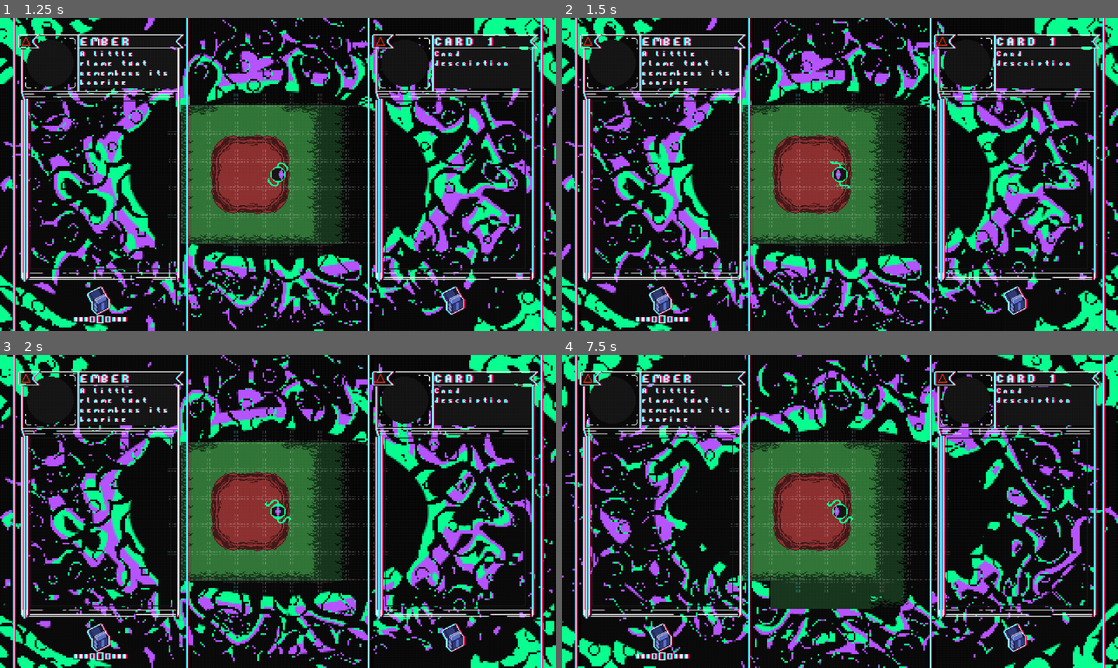
Above: before the commit, frames 1-4 (two rows, left to right).
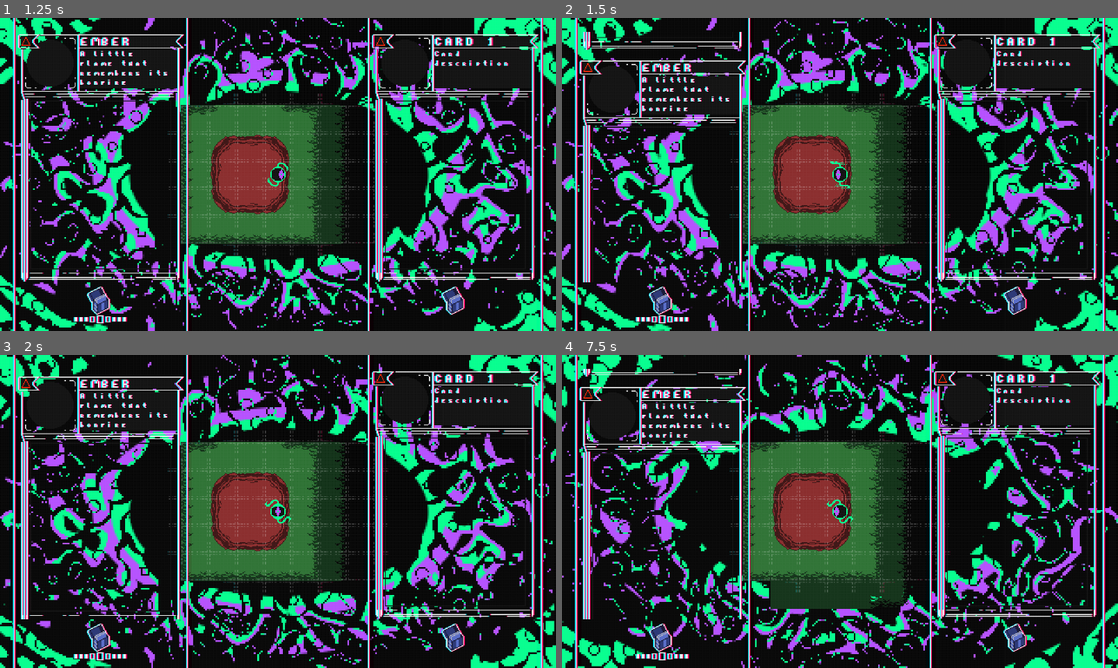
Above: after the commit, the same moments.

Repository: FaunaPolaris/HomeMadeCCG
Game: Godot game, scene res://scenes/main_screen.tscn
The game is run twice, just before and just after one commit, with the same random seed, the same clock (stepped at 60 frames per second) and the same inputs.
Inputs (mouse positions are in pixels of both pictures, inside the frame that each line leads up to):
- Up to frame 1 (1.25 s): tap Enter at 0.5 s; move the mouse to (400, 158) at 0.52 s; hold Right (ui_right) from 0.53 s (still down); hold E (toggle_deck) from 0.53 s (still down); click (400, 158) at 0.67 s
- Up to frame 2 (1.5 s): release Right (ui_right) at 1.25 s; release E (toggle_deck) at 1.25 s; drag from (662, 155) to (812, 237) at 1.27 s
- Up to frame 3 (2 s): no input
- Up to frame 4 (7.5 s): move the mouse to (1017, 492) at 2.02 s; hold Right (ui_right) 2.03-2.75 s; hold E (toggle_deck) 2.03-2.75 s; click (1017, 492) at 2.17 s; drag from (812, 574) to (673, 464) at 2.77 s; move the mouse to (1006, 558) at 3.52 s; hold Left (ui_left) 3.53-4.25 s; hold E (toggle_deck) 3.53-4.25 s; drag from (673, 464) to (756, 433) at 4.27 s; move the mouse to (867, 511) at 5.02 s; hold Down (ui_down) 5.03-5.75 s; hold E (toggle_deck) 5.03-5.75 s; click (867, 511) at 5.17 s; drag from (756, 433) to (728, 527) at 5.77 s; move the mouse to (962, 495) at 6.52 s; hold Up (ui_up) 6.53-7.25 s; hold E (toggle_deck) 6.53-7.25 s; drag from (728, 527) to (812, 574) at 7.27 s

Frame 1 is identical in both runs. In frame 2, 3.4% of the frame differs, in the area x 3-34%, y 4-85%; in frame 3, 2.4%; in frame 4, 3.2%.

Commit message:
the card list scrolls in a circle
Cards now sit on a ring rather than a clamped stack: every frame each
card takes its wrapped position within half a ring of the view, so the
last card always waits one step above the first and vice versa.
Scrolling back from card 0 arrives at the last card, forward from the
last wraps to 0, whole laps land where they started, and drags wrap
the same way. The selection index wraps with posmod, which the small
card display already understood.

Clearing the deck also resets the selection now — it used to keep the
old index when the cards went away.

Co-Authored-By: Claude Fable 5 <noreply@anthropic.com>

Diff:
--- a/script/cards/CardList.gd
+++ b/script/cards/CardList.gd
@@ -5,6 +5,10 @@
 ## the mouse wheel or by dragging (mouse or touch) and always comes to
 ## rest centered on one card: a wheel notch moves one whole card, and a
 ## released drag eases to whichever card is nearest.
+##
+## The strip is circular: cards sit on a ring, so scrolling back from
+## the first card arrives at the last one and scrolling past the last
+## wraps around to the first.
 
 ## The list started or finished sliding open or closed.
 signal open_changed(now_open: bool)
@@ -119,17 +123,15 @@
 	return Card.SIZE.y + CARD_GAP
 
 
-## The offset that puts the last card in the panel.
-func _max_scroll() -> float:
-	return maxf(0.0, (_cards.get_child_count() - 1) * _pitch())
-
-
-## The nearest offset that frames a card exactly.
+## The nearest offset that frames a card exactly. Unclamped: the scroll
+## is free to run past either end and wrap around the ring.
 func _snapped(value: float) -> float:
-	return clampf(roundf(value / _pitch()) * _pitch(), 0.0, _max_scroll())
+	return roundf(value / _pitch()) * _pitch()
 
 
 func _gui_input(event: InputEvent) -> void:
+	if _cards.get_child_count() == 0:
+		return
 	if event is InputEventMouseButton:
 		if event.button_index == MOUSE_BUTTON_WHEEL_UP and event.pressed:
 			_target = _snapped(_target - _pitch())
@@ -150,12 +152,15 @@
 
 ## Dragging follows the pointer directly; the snap waits for the release.
 func _drag_by(relative_y: float) -> void:
-	_target = clampf(_target - relative_y, 0.0, _max_scroll())
+	_target -= relative_y
 	_offset = _target
 
 
 func _update_selection() -> void:
-	var index := int(roundf(_target / _pitch()))
+	var count := _cards.get_child_count()
+	var index := 0
+	if count > 0:
+		index = posmod(int(roundf(_target / _pitch())), count)
 	if index != selected_index:
 		selected_index = index
 		selection_changed.emit(index)
@@ -163,4 +168,13 @@
 
 func _process(delta: float) -> void:
 	_offset = lerpf(_offset, _target, 1.0 - exp(-SMOOTHING * delta))
-	_cards.position.y = -roundf(_offset)
+	var count := _cards.get_child_count()
+	if count == 0:
+		return
+	# Each card sits wherever the ring currently puts it: within half a
+	# ring of the view, so the neighbours above and below are always in
+	# place when the scroll wraps past either end.
+	var ring := count * _pitch()
+	for i in count:
+		var around := fposmod(i * _pitch() - _offset + ring / 2.0, ring) - ring / 2.0
+		(_cards.get_child(i) as Control).position.y = roundf(around)
